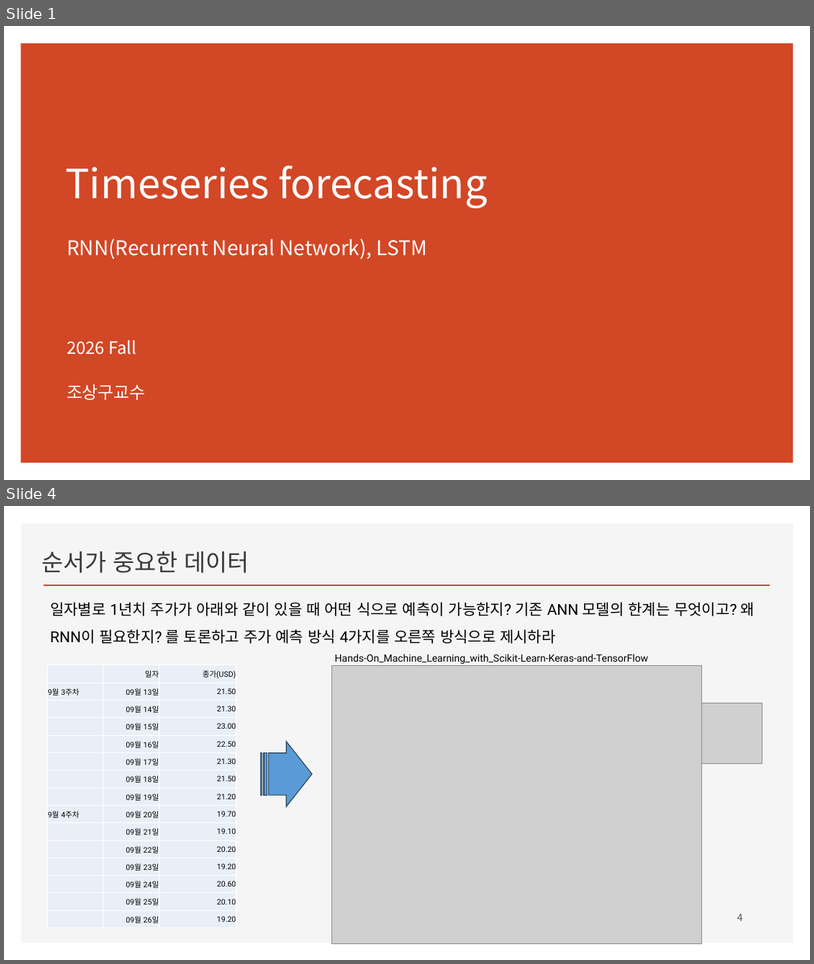
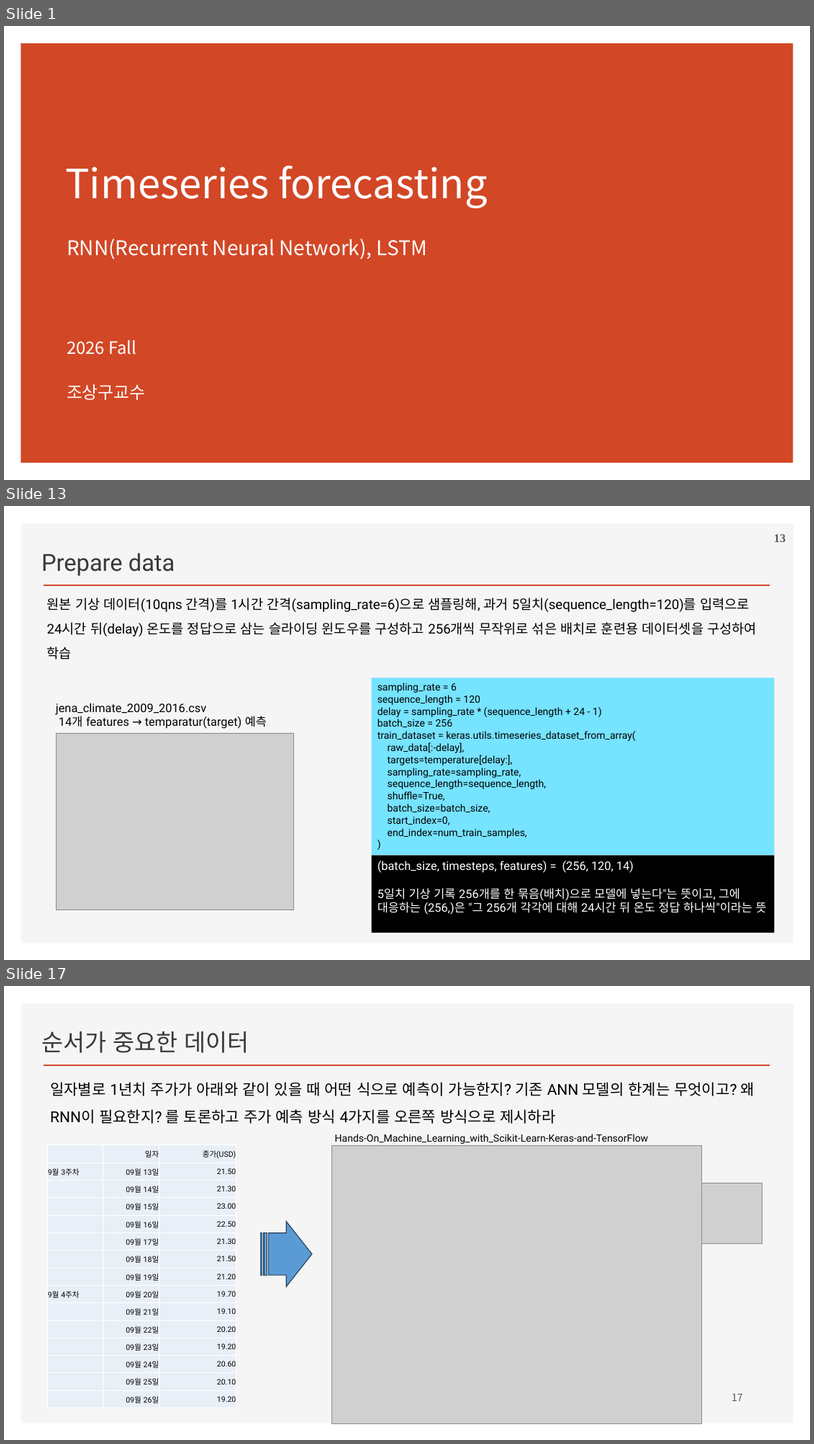
Before and after one commit to ancestor9/2026_Fall_Deep-Learning-with-Python, a slide deck: Chapter 13 Timeseries forecasting.pptx. Shown one above the other, each under a label of ours: slides 1 and 4 before the commit, slides 1, 13 and 17 after it; the slides between them are not shown. The pictures are 814x964 and 814x1444 pixels, drawn with LibreOffice and Linux fonts; fonts in the diff are those of the drawing; grey boxes stand for pictures; background and template pictures are left out. Boxes give left, top, right and bottom in pixels: in the first picture for what was removed or moved away, otherwise in the second. Text is boxed around its words. In the diff, an @@ line names an element or a change of style, - is before the commit and + after.

```diff
--- a/Chapter 13 Timeseries forecasting.pptx
+++ b/Chapter 13 Timeseries forecasting.pptx
@@ slide 13 added at [4,506,810,960], background #FFFFFF; not listed: 2 template elements that a slide beside it also shows @@
@@ page number added at [774,534,786,542], 14 pt, text #595959, bold @@
+13
@@ text added at [41,553,175,576], 28 pt, text #3B3838 @@
+Prepare data
@@ text added at [47,597,757,659], 16 pt, text #000000 @@
+원본 기상 데이터(10qns 간격)를 1시간 간격(sampling_rate=6)으로 샘플링해, 과거 5일치(sequence_length=120)를 입력으로 24시간 뒤(delay) 온도를 정답으로 삼는 슬라이딩 윈도우를 구성하고 256개씩 무작위로 섞은 배치로 훈련용 데이터셋을 구성하여 학습
@@ rectangle added at [372,678,775,855], fill #76E3FF, 12 pt, text #000000 @@
+sampling_rate = 6
+sequence_length = 120
+delay = sampling_rate * (sequence_length + 24 - 1)
+batch_size = 256
+train_dataset = keras.utils.timeseries_dataset_from_array(
+raw_data[:-delay],
+targets=temperature[delay:],
+sampling_rate=sampling_rate,
+sequence_length=sequence_length,
+shuffle=True,
+batch_size=batch_size,
+start_index=0,
+end_index=num_train_samples,
+)
@@ text added at [56,703,267,728], 14 pt, text #000000 @@
+jena_climate_2009_2016.csv
+14개 features → temparatur(target) 예측
@@ picture added at [56,733,293,910] @@
@@ rectangle added at [372,855,775,932], fill #000000, 14 pt, text #FFFFFF @@
+(batch_size, timesteps, features) = (256, 120, 14)
+5일치 기상 기록 256개를 한 묶음(배치)으로 모델에 넣는다"는 뜻이고, 그에 대응하는 (256,)은 "그 256개 각각에 대해 24시간 뒤 온도 정답 하나씩"이라는 뜻
@@ what was slide 4 is now slide 17 @@
@@ page number at [732,1394,743,1401]: text changed @@
-4
+17
```
Also in this commit, not shown: 3 slides changed, 11 other slides added.
